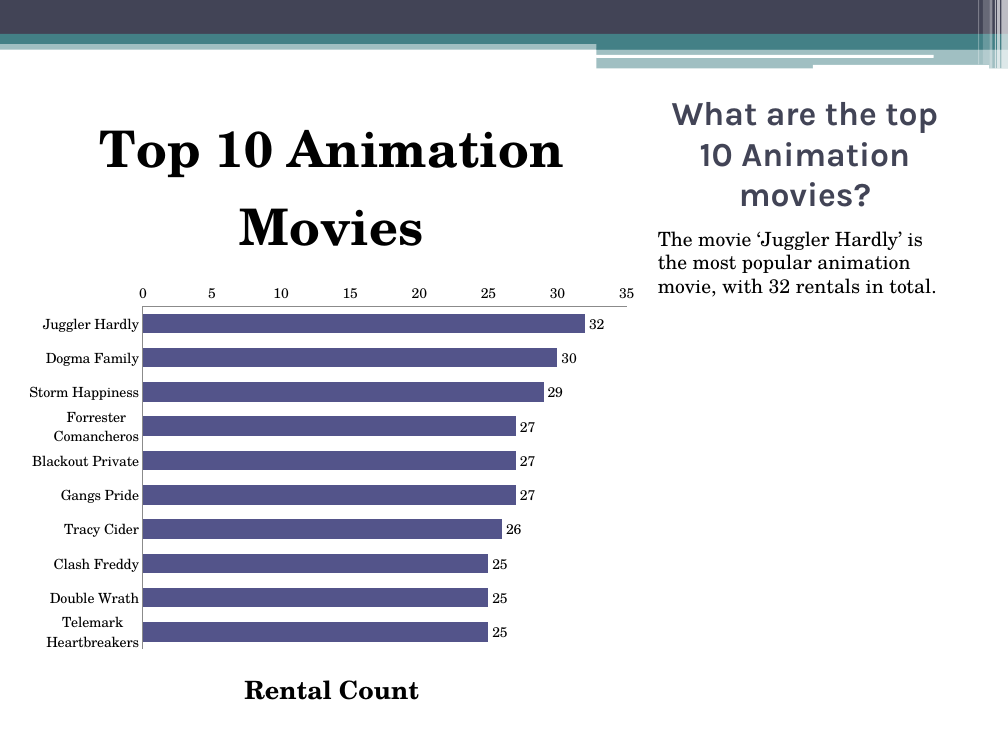
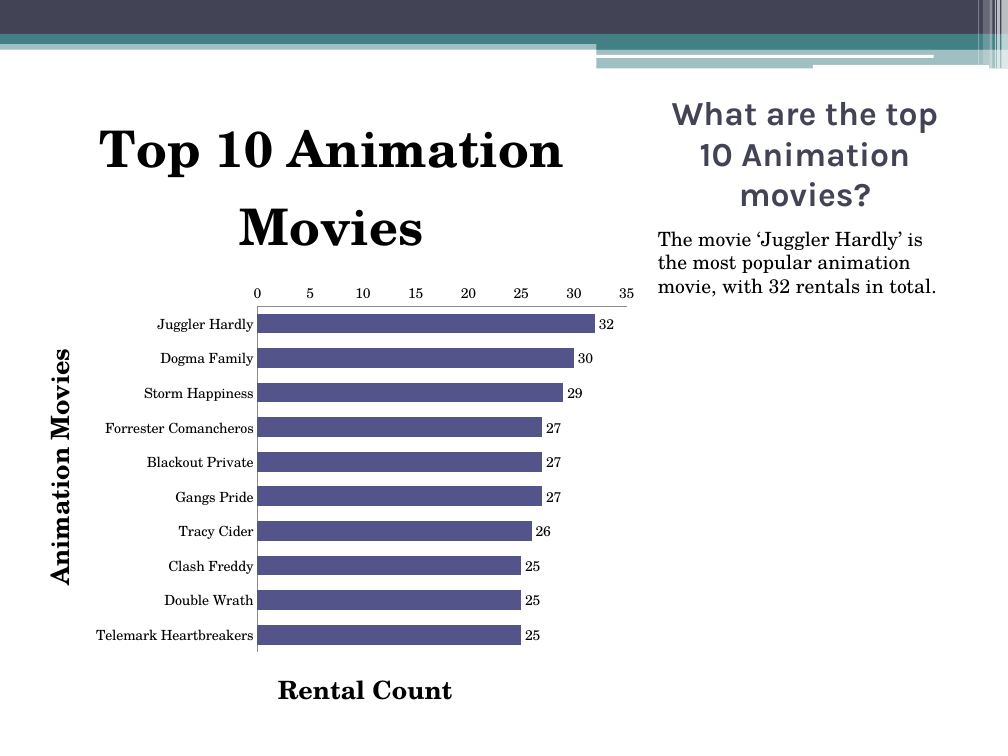
Before and after one commit to RaeezAhmedMoosa/udacity-p4ds-moviesDB, a slide deck: slide 2 of slideshow/movies-db-slideshow.pptx. Drawn at 1008x756 pixels with LibreOffice and Linux fonts; fonts in the diff are those of the drawing. Boxes give left, top, right and bottom in pixels: in the first picture for what was removed or moved away, otherwise in the second. Text is boxed around its words. In the diff, an @@ line names an element or a change of style, - is before the commit and + after.

```diff
--- a/slideshow/movies-db-slideshow.pptx
+++ b/slideshow/movies-db-slideshow.pptx
@@ bar chart at (x1=17, y1=86, x2=647, y2=731) @@
@@ category axis title "" to "Animation Movies" @@
```
Also in this commit, not shown: 1 other slide changed, 2 other files.
